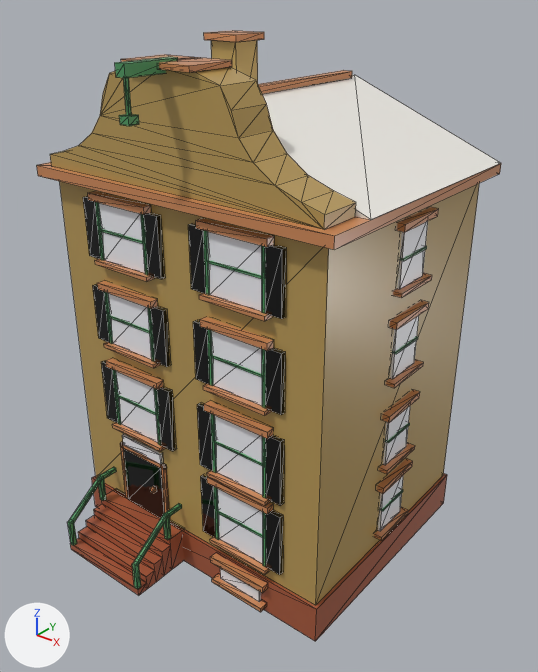
What one commit did to the glTF model assets/managed-models/buildings/house-1x1-4f-dutch-a/house-1x1-4f-dutch-a.glb.
Camera for both pictures: a 50 mm camera at (1.305, -1.56, 1.669) aimed at (0.053, 0.005, 0.698). The lights are fixed; the arrows at lower left show +X, +Y and +Z. The first picture is the older version. Mesh edges are drawn as thin lines. Vertices at exactly the same position are counted once.

The older version as bpy lines, for what is in view:
```python
me_house_1x1_4f_dutch_a = bpy.data.meshes.new('house-1x1-4f-dutch-a')
me_house_1x1_4f_dutch_a.from_pydata(...)  # 1266 vertices, 2108 faces; spans x -0.5..0.5, y -0.5..0.5, z 0.0..1.51
me_house_1x1_4f_dutch_a.materials.append(mat_m_house_1x1_4f_dutch_a)
ob_house_1x1_4f_dutch_a = bpy.data.objects.new('house-1x1-4f-dutch-a', me_house_1x1_4f_dutch_a)
ob_house_1x1_4f_dutch_a.location = (0.0, 0.0, 0.0)
```
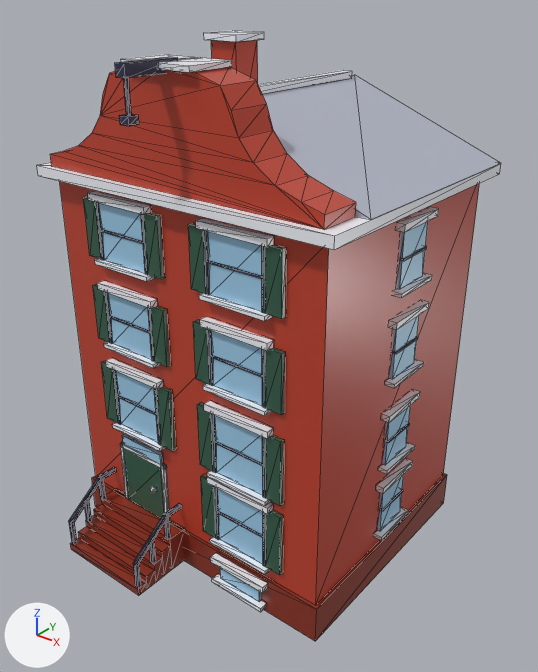
Edits to the scene script, one JSON object a line:
```json
{"block": "me_house_1x1_4f_dutch_a", "where": "# used by ob_house_1x1_4f_dutch_a; location = (0.0, 0.0, 0.0)"}
{"op": "remove", "block": "me_house_1x1_4f_dutch_a", "code": "me_house_1x1_4f_dutch_a.from_pydata(...)  # 1266 vertices, 2108 faces; spans x -0.5..0.5, y -0.5..0.5, z 0.0..1.51"}
{"op": "add", "block": "me_house_1x1_4f_dutch_a", "code": "me_house_1x1_4f_dutch_a.from_pydata(...)  # 1282 vertices, 2132 faces; spans x -0.5..0.5, y -0.5..0.5, z 0.0..1.51"}
{"block": "me_house_1x1_4f_dutch_a", "change": "me_house_1x1_4f_dutch_a part 1: a new loose piece, a box spanning x -0.356..-0.344, y -0.431..-0.419, z 0.072..0.164, in mat_m_house_1x1_4f_dutch_a"}
{"block": "me_house_1x1_4f_dutch_a", "change": "me_house_1x1_4f_dutch_a part 2"}
{"block": "me_house_1x1_4f_dutch_a", "change": "5 vertices are removed from x -0.36..-0.04, y -0.5..-0.49, z 0.02..0.11"}
{"block": "me_house_1x1_4f_dutch_a", "change": "70 faces are deleted"}
{"block": "me_house_1x1_4f_dutch_a", "change": "2 vertices move from x -0.06..-0.04, y -0.5, z 0.11 to x -0.06..-0.04, y -0.43, z 0.16"}
{"block": "me_house_1x1_4f_dutch_a", "change": "8 vertices are added at x -0.06..-0.04, y -0.48..-0.42, z 0.02..0.16"}
{"block": "me_house_1x1_4f_dutch_a", "change": "5 new vertices lie (0.0, 0.0, 0.1) away from vertices in x -0.36..-0.04, y -0.5..-0.49, z 0.02"}
{"block": "me_house_1x1_4f_dutch_a", "change": "82 new faces join them"}
{"block": "me_house_1x1_4f_dutch_a", "change": "me_house_1x1_4f_dutch_a part 3: 2038 kept faces spanning x -0.5..0.5, y -0.5..0.5, z 0.0..1.51 get new texture (UV) coordinates"}
```

Location of each change, (x1, y1, x2, y2) in pixels of the pictures (538 x 672 px; the box of a moved part takes in the faces that stretch with it):
```json
{"part": 1, "of": "me_house_1x1_4f_dutch_a", "change": "added", "after": [83, 498, 92, 522]}
{"part": 2, "of": "me_house_1x1_4f_dutch_a", "change": "moved or reshaped", "before": [68, 469, 182, 589], "after": [69, 469, 182, 588]}
{"part": 3, "of": "me_house_1x1_4f_dutch_a", "change": "surface changed", "before": [37, 30, 501, 641], "after": [37, 30, 501, 641]}
```
